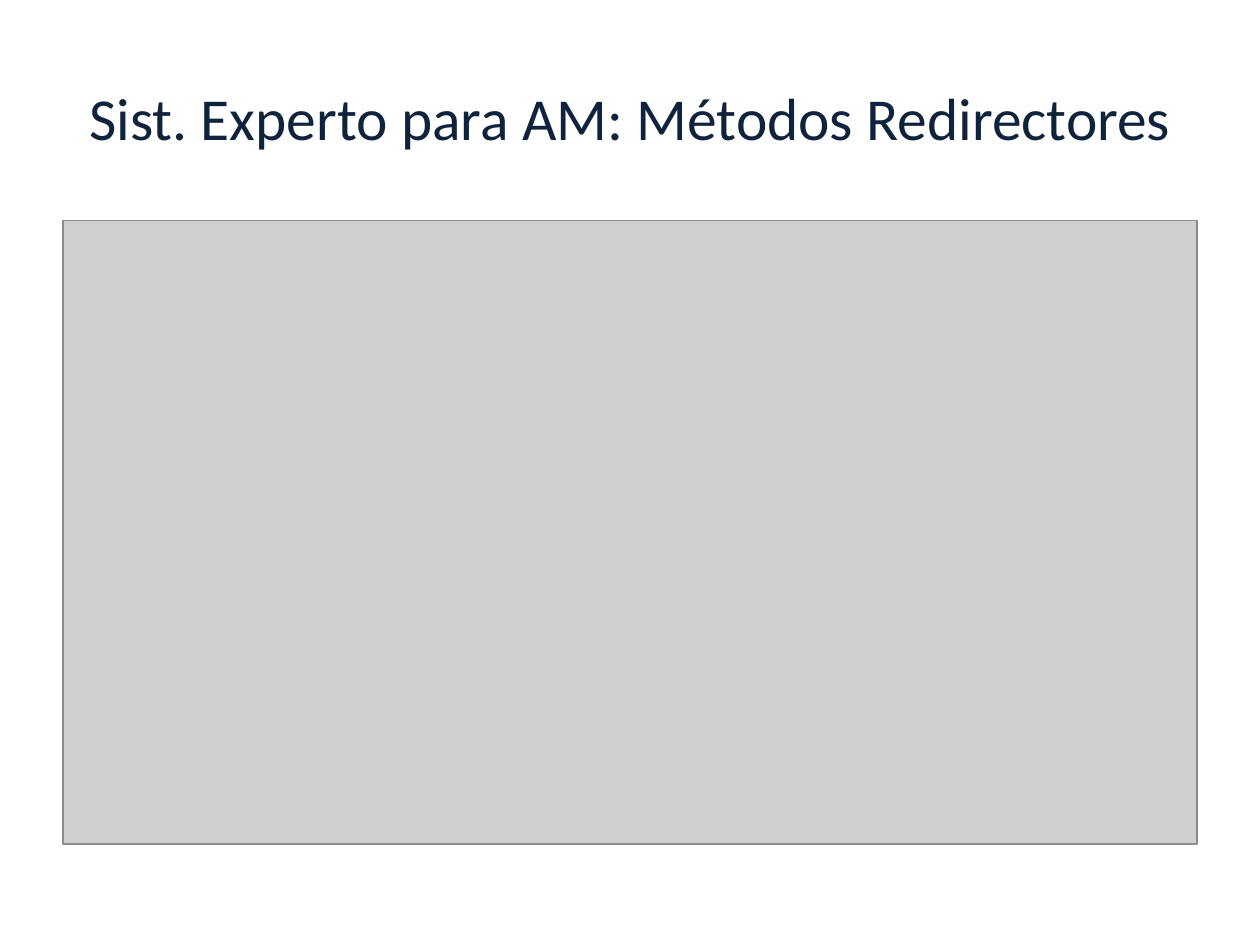
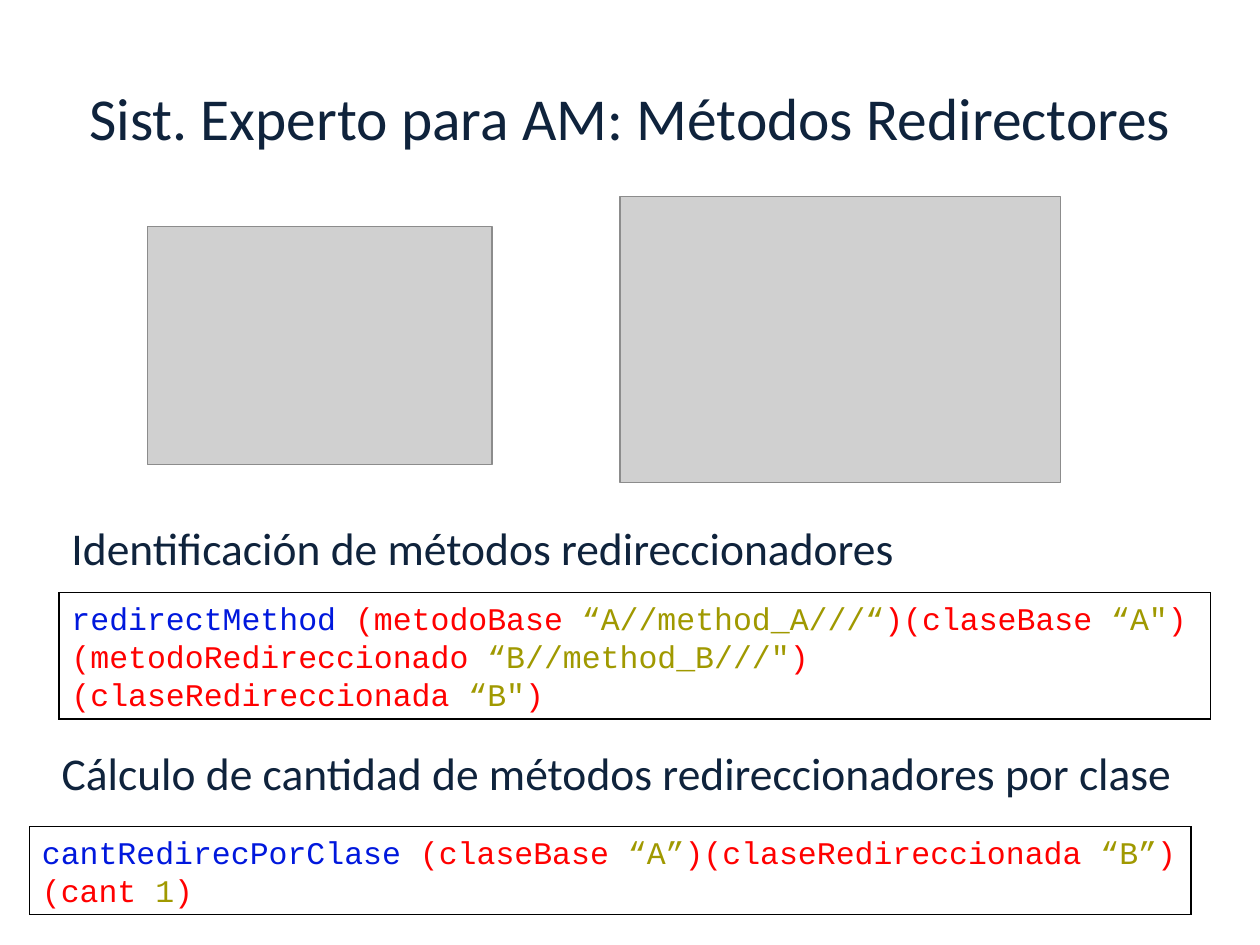
Before and after one commit to luciamasolaP/proyectofinal-informe, a slide deck: slide 22 of presentacion/Tesis.ppt. Drawn at 1260x945 pixels with LibreOffice and Linux fonts; fonts in the diff are those of the drawing; grey boxes stand for pictures; background and template pictures are left out. Boxes give left, top, right and bottom in pixels: in the first picture for what was removed or moved away, otherwise in the second. Text is boxed around its words. In the diff, an @@ line names an element or a change of style, - is before the commit and + after.

```diff
--- a/presentacion/Tesis.ppt
+++ b/presentacion/Tesis.ppt
@@ picture added at (620,197,1060,483) @@
@@ picture removed at (63,220,1197,844) @@
@@ picture added at (147,227,491,465) @@
@@ text added at (71,533,893,566), 26 pt, text #0F233C @@
+  Identificación de métodos redireccionadores
@@ rectangle added at (59,592,1211,718), outline #000000 0.74 pt, 18 pt, text #FF0000 @@
+redirectMethod (metodoBase “A//method_A///“)(claseBase “A")
+(metodoRedireccionado “B//method_B///")
+(claseRedireccionada “B")
@@ text added at (62,758,1171,798), 26 pt, text #0F233C @@
+  Cálculo de cantidad de métodos redireccionadores por clase
@@ rectangle added at (29,827,1191,915), outline #000000 0.74 pt, 18 pt, text #FF0000 @@
+cantRedirecPorClase (claseBase “A”)(claseRedireccionada “B”)
+(cant 1)
```
Also in this commit, not shown: 1 other slide changed, 2 slides added, 3 slides removed.
